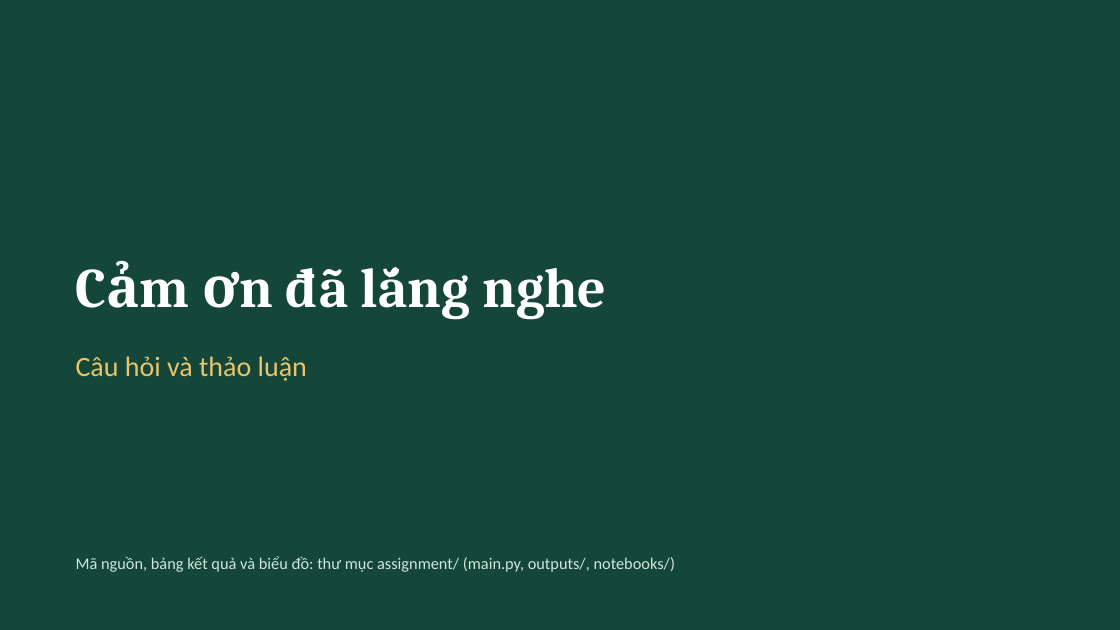
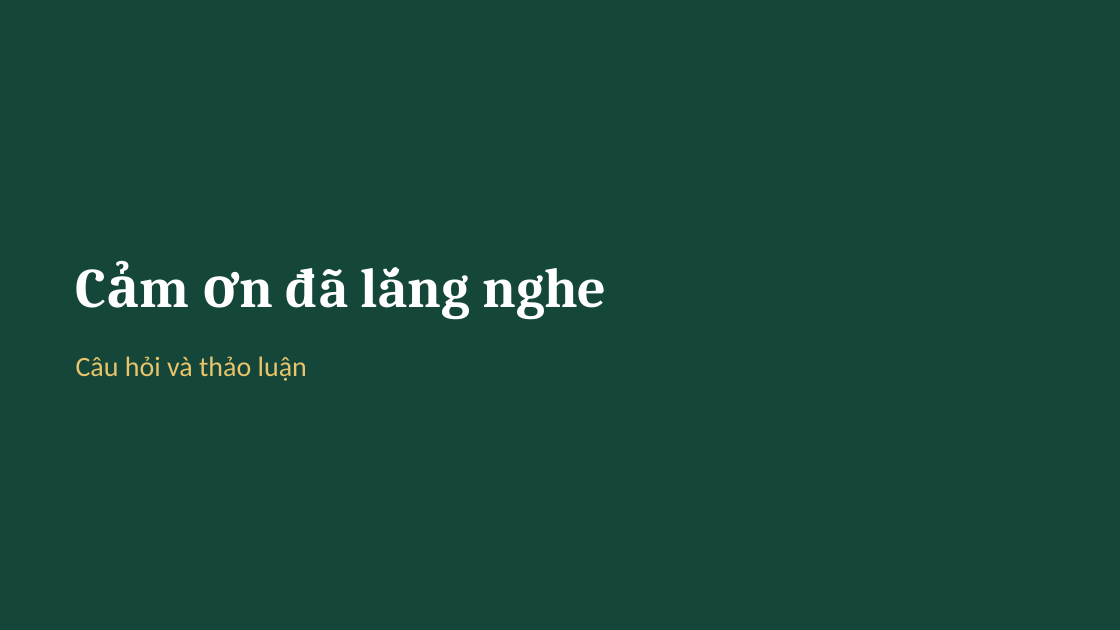
Before and after one commit to dth251/DATA-MINING-PROJECT-01, a slide deck: slide 15 of presentation/BAO_CAO_PROJECT-DATA-MINING.pptx. Drawn at 1120x630 pixels with LibreOffice and Linux fonts; fonts in the diff are those of the drawing. Boxes give left, top, right and bottom in pixels: in the first picture for what was removed or moved away, otherwise in the second. Text is boxed around its words. In the diff, an @@ line names an element or a change of style, - is before the commit and + after.

```diff
--- a/presentation/BAO_CAO_PROJECT-DATA-MINING.pptx
+++ b/presentation/BAO_CAO_PROJECT-DATA-MINING.pptx
@@ text removed at box(76, 556, 675, 572) @@
-Mã nguồn, bảng kết quả và biểu đồ: thư mục assignment/ (main.py, outputs/, notebooks/)
```
Also in this commit, not shown: 10 other slides changed.
